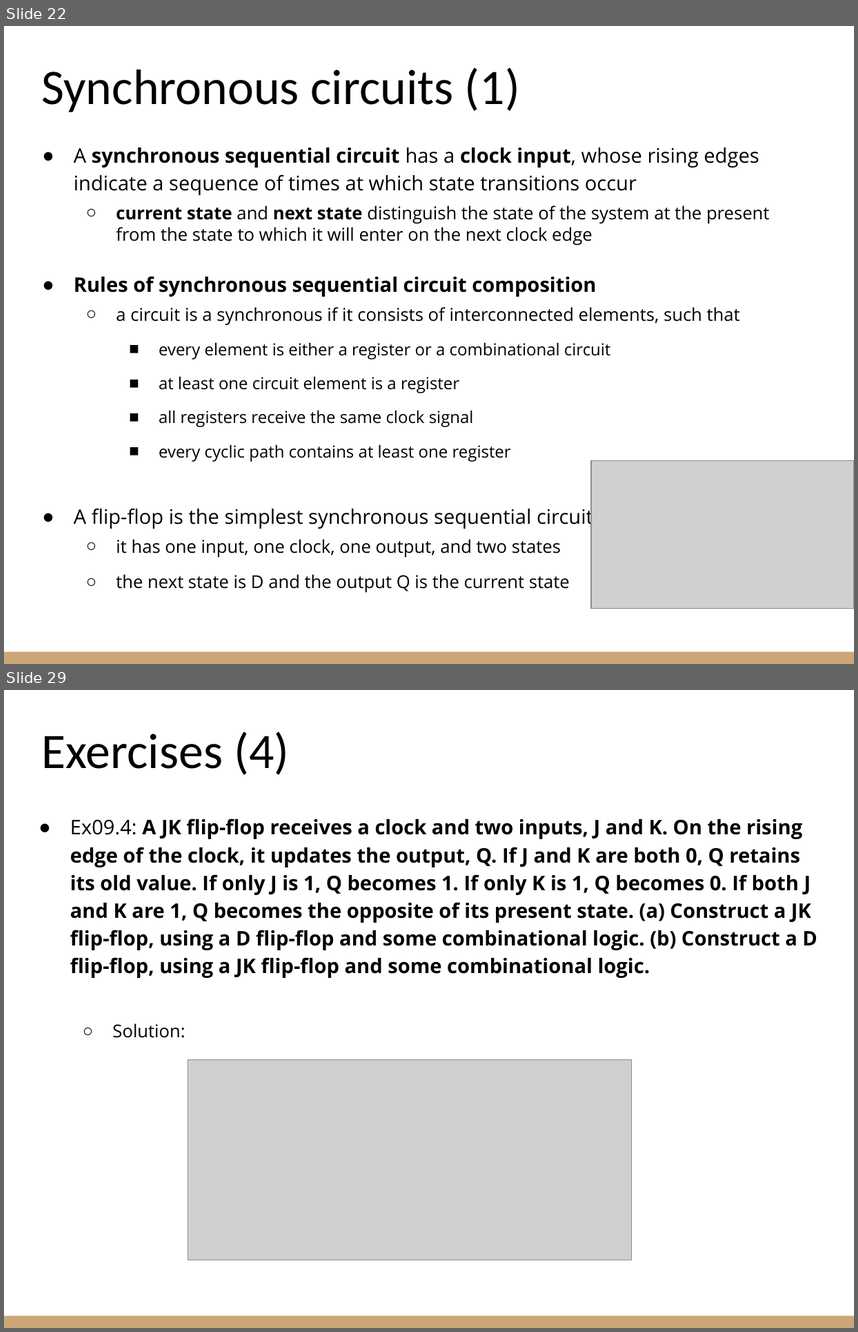
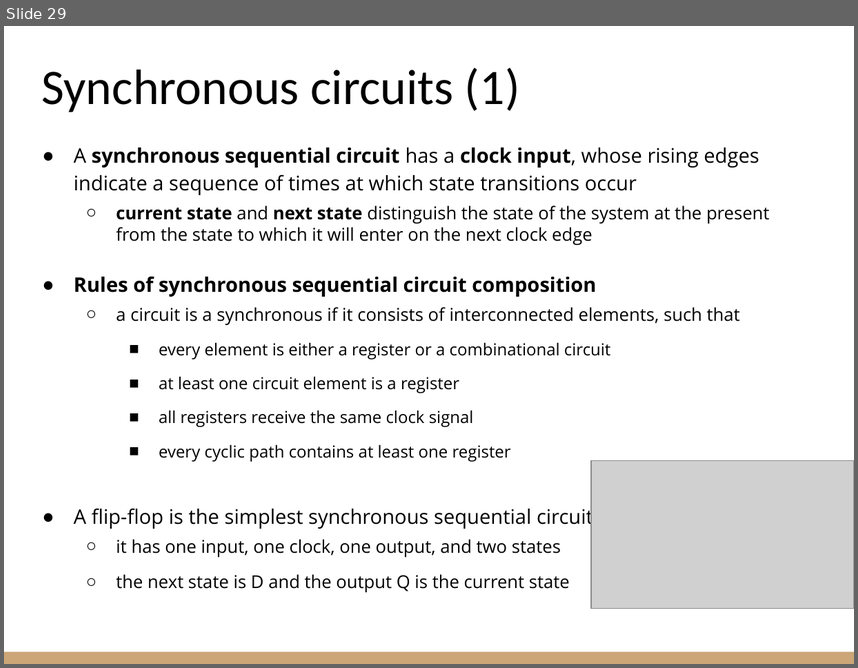
Before and after one commit to riccardoberta/esd, a slide deck: 09 - Sequential Circuits/slides.pptx. Shown one above the other, each under a label of ours: slides 22 and 29 before the commit, slide 29 after it; the slides between them are not shown. The pictures are 858x1332 and 858x668 pixels, drawn with LibreOffice and Linux fonts; fonts in the diff are those of the drawing; grey boxes stand for pictures. Boxes give left, top, right and bottom in pixels: in the first picture for what was removed or moved away, otherwise in the second. Text is boxed around its words. In the diff, an @@ line names an element or a change of style, - is before the commit and + after.

```diff
--- a/09 - Sequential Circuits/slides.pptx
+++ b/09 - Sequential Circuits/slides.pptx
@@ slide 29 removed at <box>4,690,854,1328</box>, background #FFFFFF; not listed: 1 template element that a slide beside it also shows @@
@@ title removed at <box>41,731,289,775</box> @@
-Exercises (4)
@@ text removed at <box>70,818,818,1038</box> @@
-● Ex09.4: A JK flip-flop receives a clock and two inputs, J and K. On the rising edge of the clock, it updates the output, Q. If J and K are both 0, Q retains its old value. If only J is 1, Q becomes 1. If only K is 1, Q becomes 0. If both J and K are 1, Q becomes the opposite of its present state. (a) Construct a JK flip-flop, using a D flip-flop and some combinational logic. (b) Construct a D flip-flop, using a JK flip-flop and some combinational logic.
-  ○ Solution:
@@ picture removed at <box>188,1059,631,1259</box> @@
@@ what was slide 22 is now slide 29 @@
```
Also in this commit, not shown: 8 slides changed, 8 slides added, 3 other slides removed, 36 other files.
